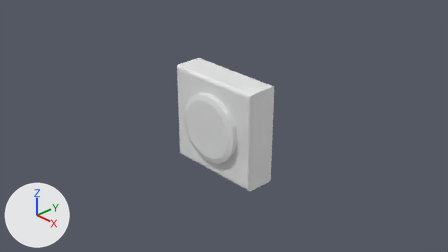
Two versions of the Blender file Res/BlenderSrc/SwitchOn.blend, one commit apart.
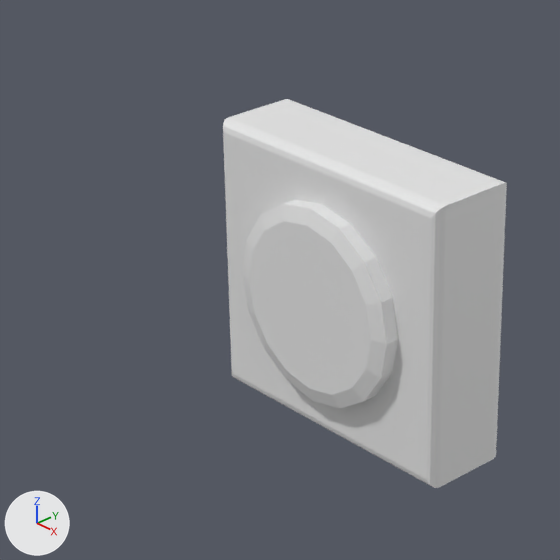
Each version appears first from the file's camera 'Camera', and next in a close-up on the part from 22% to 65% of the width and 10% to 86% of the height. The axes (+X, +Y, +Z) are drawn at lower left. The lights are the same throughout.
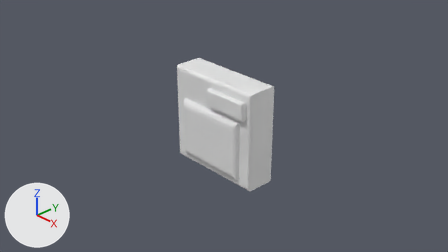
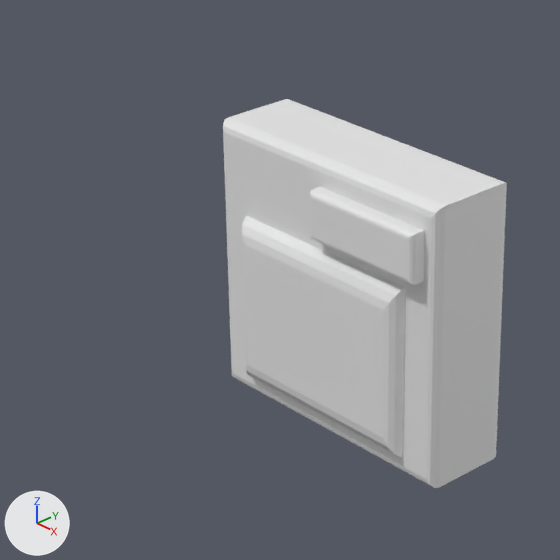
Boxes (x1, y1, x2, y2) around the edits, measured in the close-ups (560 x 560 px):
'Cube.002', added: after (242, 216, 405, 457)
'Cylinder', deleted: before (243, 199, 398, 409)
'Cube.001', added: after (310, 187, 425, 285)

The change, as a diff of the scene's bpy script:
```diff
--- a/Res/BlenderSrc/SwitchOn.blend.py
+++ b/Res/BlenderSrc/SwitchOn.blend.py
@@ me_cube_002 @@
+me_cube_002.from_pydata(...)  # 24 vertices, 22 faces; spans x -0.712..0.712, y -0.389..-0.011, z -0.795..0.357
@@ me_cube @@
+me_cube.from_pydata(...)  # 20 vertices, 18 faces; spans x -0.014..0.853, y -0.396..-0.255, z 0.448..0.762
@@ ob_cylinder @@
-ob_cylinder = bpy.data.objects.new('Cylinder', me_cylinder_001)
-ob_cylinder.location = (0.0, 0.0, 0.0)
@@ ob_cube_002 @@
+ob_cube_002 = bpy.data.objects.new('Cube.002', me_cube_002)
+ob_cube_002.location = (0.0, 0.0, 0.0)
@@ ob_cube_001 @@
+ob_cube_001 = bpy.data.objects.new('Cube.001', me_cube)
+ob_cube_001.location = (0.0, 0.0, 0.0)
```
